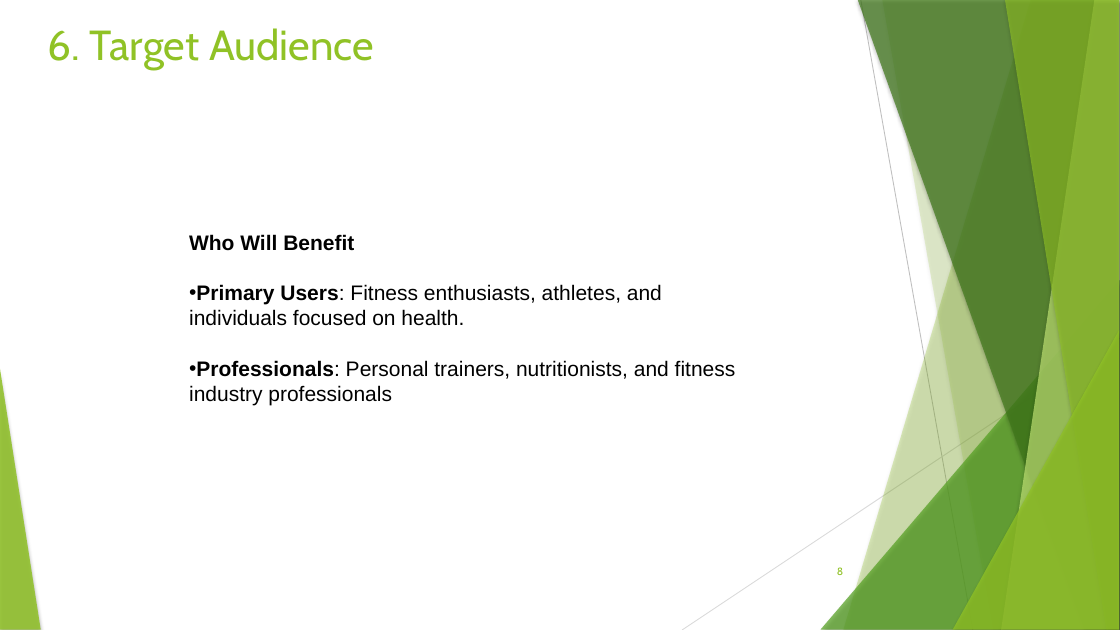
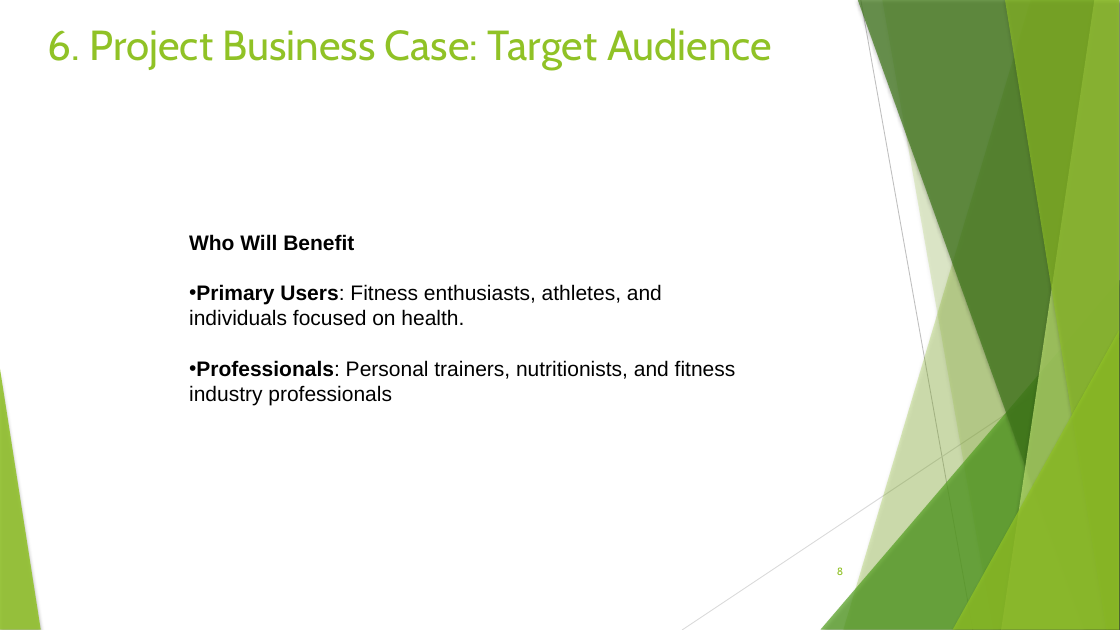
Before and after one commit to rpared/FitForm, a slide deck: slide 8 of docs/FitForm_Presentation_CoverV2.pptx. Drawn at 1120x630 pixels with LibreOffice and Linux fonts; fonts in the diff are those of the drawing. Boxes give left, top, right and bottom in pixels: in the first picture for what was removed or moved away, otherwise in the second. Text is boxed around its words. In the diff, an @@ line names an element or a change of style, - is before the commit and + after.

```diff
--- a/docs/FitForm_Presentation_CoverV2.pptx
+++ b/docs/FitForm_Presentation_CoverV2.pptx
@@ text at (48,28,772,70): text changed @@
-6. Target Audience
+6. Project Business Case: Target Audience
```
Also in this commit, not shown: 4 other slides changed, 13 other files.
